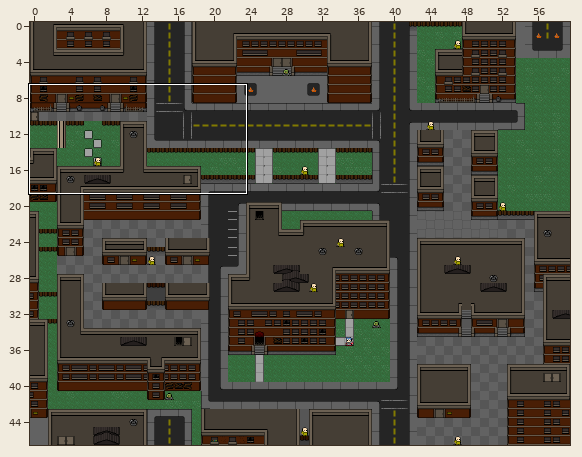
Tiled map -- assets/hospital.tmx. Above: a wide view before the commit, with the close-up outlined.
Close-up. Before the commit:
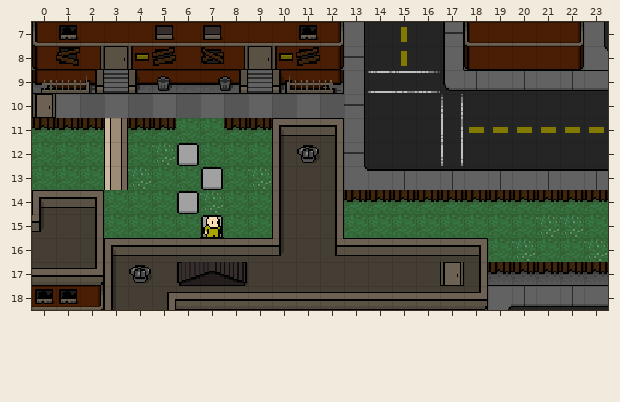
Cells are 16x16 px. Shown: x 0..23, y 7..18. The commit also changed other parts of the map, which this record leaves out.
After the commit:
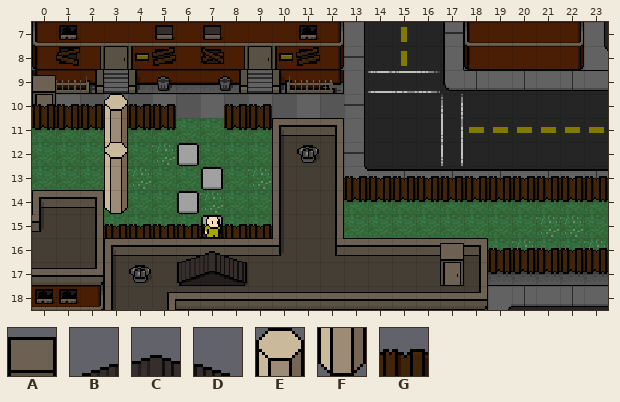
Key: from "ztown": A 6, B 9, C 10, D 11, E 14, F 30, G 157.
_ is an empty cell.
Tiles of an added or newly shown layer are drawn over the layers below it.
Changes in this commit:
Changed rows in their new state; . is an unchanged cell.
Layer "fg" (now shown):
first column x 0:
 9 A.......................
10 GGGEGG..GG..............
12 ...E....................
13 .............GGGGGGGGGGG
14 ...F....................
15 ...GGGGGGG..............
16 ......BCD........A.GGGGG
Changed places in both close-ups, as pixel boxes (x1, y1, x2, y2):
added: (32, 75, 176, 118)
added: (224, 104, 272, 118)
added: (105, 142, 127, 159)
added: (344, 176, 608, 190)
added: (104, 190, 272, 262)
added: (440, 243, 464, 262)
added: (488, 248, 608, 262)
